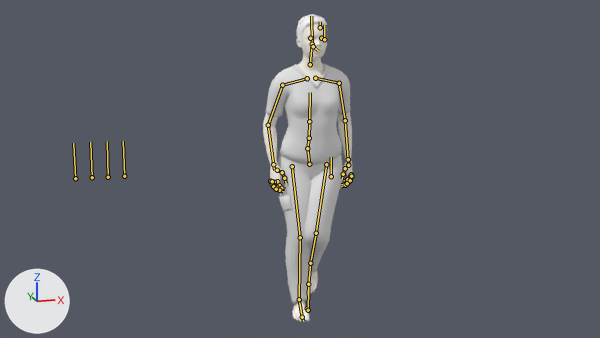
An edit to the Blender file blend/woman/w0_WalkingAnim.blend, drawn before and after from the same camera.
Rendered twice from the file's camera 'Camera'. The lights are fixed; the arrows at lower left show +X, +Y and +Z. Both versions are drawn at frame 173 of the action '0050_walk'; the numbers are the values there. The bones that bend it are drawn over the model as lines.

Names of what the first picture shows: 'W0:Adult_female_genitalia', 'W0:Harvey_fscrubbottoms2', 'W0:Harvey_fscrubtop2', 'W0:Short01'.
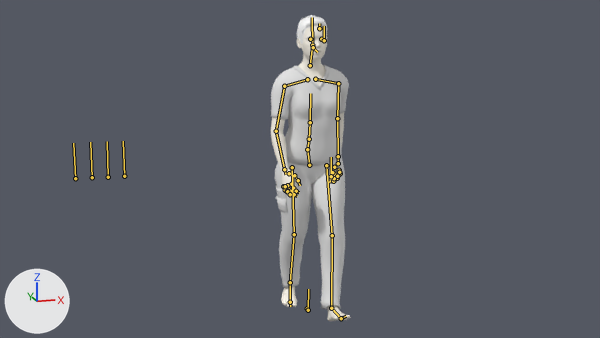
Commit message: Implemented walking animation

Location of each change, (x1, y1, x2, y2) in pixels of the pictures (600 x 338 px):
'W0:Harvey_fscrubbottoms2', posed: before (277, 154, 343, 303); after (275, 155, 345, 309)
'W0:Harvey_fscrubtop2', posed (9% narrower): before (265, 64, 351, 165); after (271, 65, 349, 166)
'W0:Adult_female_genitalia', posed (11% narrower): before (263, 24, 353, 322); after (271, 25, 351, 321)
'W0:Short01', posed: before (296, 14, 327, 43); after (297, 15, 327, 44)
'W0:Eyebrow008', posed: before (306, 35, 327, 37); after (306, 36, 326, 39)
bone 'pelvis', root to tip: before (309, 164) to (307, 148); after (309, 165) to (307, 149)
bone 'spine_02', root to tip: before (309, 138) to (309, 121); after (309, 139) to (310, 122)
bone 'spine_03', root to tip: before (309, 121) to (310, 92); after (310, 122) to (310, 93)
bone 'neck_01', root to tip: before (310, 64) to (312, 44); after (310, 65) to (312, 45)

Diff of the bpy script that builds the scene:
```diff
--- a/blend/woman/w0_WalkingAnim.blend.py
+++ b/blend/woman/w0_WalkingAnim.blend.py
@@ bone_pelvis @@
 bone_pelvis = bpy.data.objects['W0'].pose.bones['pelvis']  # child of 'Root'
-bone_pelvis.location = (0.0, -0.01, -0.007)
+bone_pelvis.location = (0.0, -0.016, -0.01)
@@ bone_spine_02 @@
 bone_spine_02 = bpy.data.objects['W0'].pose.bones['spine_02']  # child of 'spine_01'
-bone_spine_02.rotation_quaternion = (1.0, 0.0, 0.003, -0.001)  # degrees (0, 0, 0)
+bone_spine_02.rotation_quaternion = (1.0, 0.0, 0.029, -0.005)  # degrees (0, 3, -1)
@@ bone_spine_03 @@
 bone_spine_03 = bpy.data.objects['W0'].pose.bones['spine_03']  # child of 'spine_02'
-bone_spine_03.rotation_quaternion = (0.999, 0.0, 0.004, 0.0)  # degrees (0, 0, 0)
+bone_spine_03.rotation_quaternion = (0.999, 0.0, 0.038, -0.002)  # degrees (0, 4, 0)
@@ bone_hp_l @@
 bone_hp_l = bpy.data.objects['W0'].pose.bones['hp.L']  # child of 'spine_03'
-bone_hp_l.location = (-0.093, -0.127, -0.31)
-bone_hp_l.rotation_quaternion = (0.941, -0.249, -0.035, 0.169)  # degrees (-29, 1, 20)
+bone_hp_l.location = (-0.188, -0.231, -0.315)
+bone_hp_l.rotation_quaternion = (0.912, -0.29, -0.011, 0.287)  # degrees (-33, 8, 32)
@@ bone_hp_r @@
 bone_hp_r = bpy.data.objects['W0'].pose.bones['hp.R']  # child of 'spine_03'
-bone_hp_r.location = (0.068, -0.1, -0.308)
-bone_hp_r.rotation_quaternion = (0.948, -0.239, 0.041, -0.138)  # degrees (-28, 1, -17)
+bone_hp_r.location = (-0.027, 0.004, -0.303)
+bone_hp_r.rotation_quaternion = (0.977, -0.198, 0.064, -0.02)  # degrees (-23, 7, -4)
@@ bone_neck_01 @@
 bone_neck_01 = bpy.data.objects['W0'].pose.bones['neck_01']  # child of 'spine_03'
-bone_neck_01.rotation_quaternion = (1.0, -0.031, 0.0, 0.0)  # degrees (-4, 0, 0)
+bone_neck_01.rotation_quaternion = (0.997, -0.031, -0.066, 0.026)  # degrees (-4, -8, 3)
@@ bone_foot_control_l @@
 bone_foot_control_l = bpy.data.objects['W0'].pose.bones['foot_control.L']  # child of 'Root'
-bone_foot_control_l.location = (-0.107, 0.246, -0.293)
-bone_foot_control_l.rotation_quaternion = (0.996, 0.0, 0.089, 0.0)  # degrees (0, 10, 0)
+bone_foot_control_l.location = (-0.111, 0.03, 0.263)
+bone_foot_control_l.rotation_quaternion = (0.997, 0.0, 0.073, 0.0)  # degrees (0, 8, 0)
@@ bone_heel_roll_l @@
 bone_heel_roll_l = bpy.data.objects['W0'].pose.bones['heel_roll.L']  # child of 'foot_control.L'
-bone_heel_roll_l.location = (-0.009, -0.002, 0.022)
-bone_heel_roll_l.rotation_quaternion = (0.815, -0.505, 0.082, -0.207)  # degrees (-63, -5, -26)
+bone_heel_roll_l.location = (0.004, 0.027, 0.001)
+bone_heel_roll_l.rotation_quaternion = (0.986, 0.177, -0.026, 0.0)  # degrees (20, -3, -1)
@@ bone_a_l @@
 bone_a_l = bpy.data.objects['W0'].pose.bones['a.L']  # child of 'toe_roll.L'
-bone_a_l.rotation_quaternion = (1.0, 0.0, 0.0, 0.0)  # degrees (0, 0, 0)
+bone_a_l.rotation_quaternion = (0.996, 0.085, -0.012, 0.0)  # degrees (10, -1, 0)
@@ bone_foot_control_r @@
 bone_foot_control_r = bpy.data.objects['W0'].pose.bones['foot_control.R']  # child of 'Root'
-bone_foot_control_r.location = (0.111, -0.027, -0.01)
-bone_foot_control_r.rotation_quaternion = (0.995, 0.0, -0.093, 0.0)  # degrees (0, -11, 0)
+bone_foot_control_r.location = (0.11, -0.01, -0.282)
+bone_foot_control_r.rotation_quaternion = (0.994, 0.0, -0.109, 0.0)  # degrees (0, -13, 0)
@@ bone_heel_roll_r @@
 bone_heel_roll_r = bpy.data.objects['W0'].pose.bones['heel_roll.R']  # child of 'foot_control.R'
-bone_heel_roll_r.location = (0.013, -0.01, 0.027)
-bone_heel_roll_r.rotation_quaternion = (0.984, 0.006, -0.007, 0.028)  # degrees (1, -1, 3)
+bone_heel_roll_r.location = (0.026, -0.039, 0.048)
+bone_heel_roll_r.rotation_quaternion = (0.987, -0.134, -0.033, 0.05)  # degrees (-16, -3, 6)
@@ bone_a_r @@
 bone_a_r = bpy.data.objects['W0'].pose.bones['a.R']  # child of 'toe_roll.R'
-bone_a_r.rotation_quaternion = (1.0, 0.0, 0.0, 0.0)  # degrees (0, 0, 0)
+bone_a_r.rotation_quaternion = (0.99, 0.131, 0.029, 0.0)  # degrees (15, 3, 0)
```
